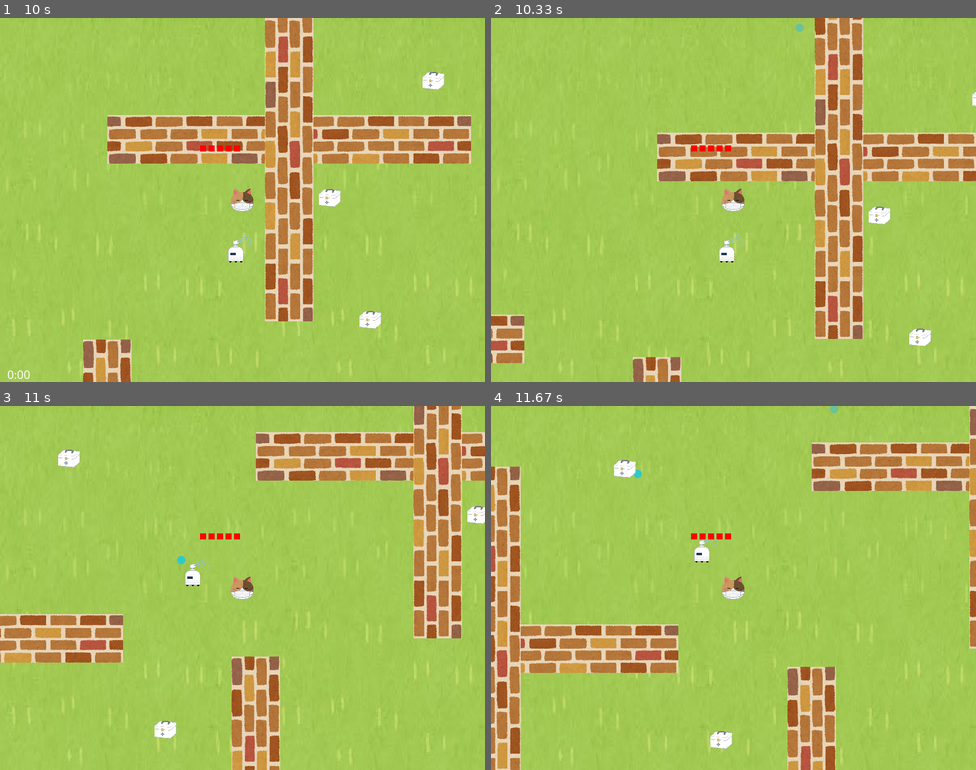
Above: before the commit, frames 1-4 (two rows, left to right).
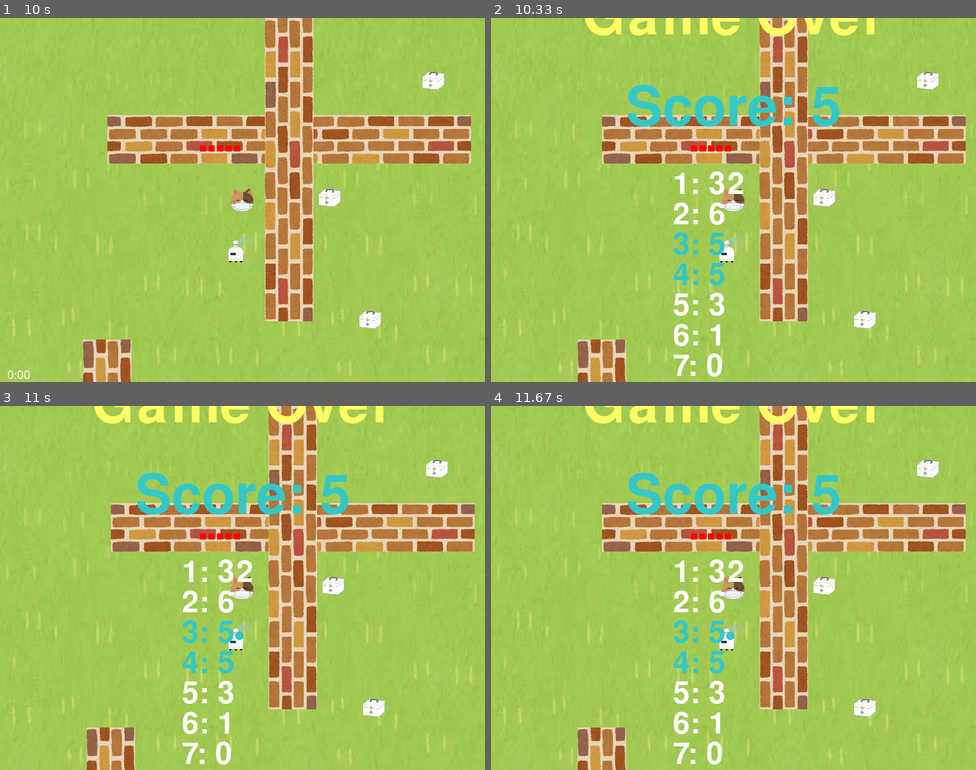
Above: after the commit, the same moments.

Repository: leo271828/PyGame_7-1_VaccineGame
Game: pygame game, started from main.py
Two runs of this game, one before a commit and one after it. Both use one fixed random seed, a clock stepped at 60 frames per second and the inputs below.
Inputs (mouse positions are in pixels of both pictures, inside the frame that each line leads up to):
- Up to frame 1 (10 s): click (242, 200) at 0.38 s; hold A 0.67-1.2 s; click (305, 101) at 0.75 s; hold S 1.23-1.53 s; click (160, 287) at 1.32 s; hold A 1.57-1.97 s; click (261, 243) at 1.65 s; hold W 2-2.37 s; click (116, 312) at 2.08 s; hold D 2.4-3.03 s; click (87, 250) at 2.48 s; hold S 3.07-3.43 s; click (368, 65) at 3.15 s; hold A 3.47-3.93 s; click (247, 87) at 3.55 s; hold D 3.97-4.43 s; click (97, 178) at 4.05 s; hold W 4.47-4.77 s; click (286, 105) at 4.55 s; hold D 4.8-5.27 s; click (121, 287) at 4.88 s; hold A 5.3-5.83 s; click (276, 192) at 5.38 s; hold S 5.87-6.17 s; click (324, 331) at 5.95 s; hold A 6.2-6.6 s; click (189, 163) at 6.28 s; hold W 6.63-7 s; click (101, 127) at 6.72 s; hold D 7.03-7.67 s; click (358, 200) at 7.12 s; hold S 7.7-8.07 s; click (218, 203) at 7.78 s; hold A 8.1-8.57 s; click (203, 272) at 8.18 s; hold D 8.6-9.07 s; move the mouse to (126, 254) at 8.63 s; click (126, 254) at 8.68 s; hold W 9.1-9.4 s; click (184, 236) at 9.18 s; hold D 9.43-9.9 s; click (135, 138) at 9.52 s; hold A from 9.93 s (still down); move the mouse to (232, 323) at 9.97 s
- Up to frame 2 (10.33 s): keep holding A; click (723, 323) at 10.02 s
- Up to frame 3 (11 s): release A at 10.47 s; hold S 10.5-10.8 s; click (194, 500) at 10.58 s; hold A from 10.83 s (still down); click (58, 522) at 10.92 s
- Up to frame 4 (11.67 s): release A at 11.23 s; hold W 11.27-11.63 s; move the mouse to (636, 449) at 11.3 s; click (636, 449) at 11.35 s

Frame 1 is identical in both runs. In frame 2, 32% of the frame differs, in the area x 0-100%, y 0-100%; in frame 3, 37%; in frame 4, 40%.

Commit message:
Update main.py

Diff:
--- a/main.py
+++ b/main.py
@@ -107,7 +107,7 @@
             # 判定存活與否
             if not play:
                 self.gameover(self.screen, tops)
-            elif self.player.blood <= 0:
+            elif self.player.blood <= 0 or timeup:
                 play = False
                 #音檔
                 tops = self.top(self.player.score)
